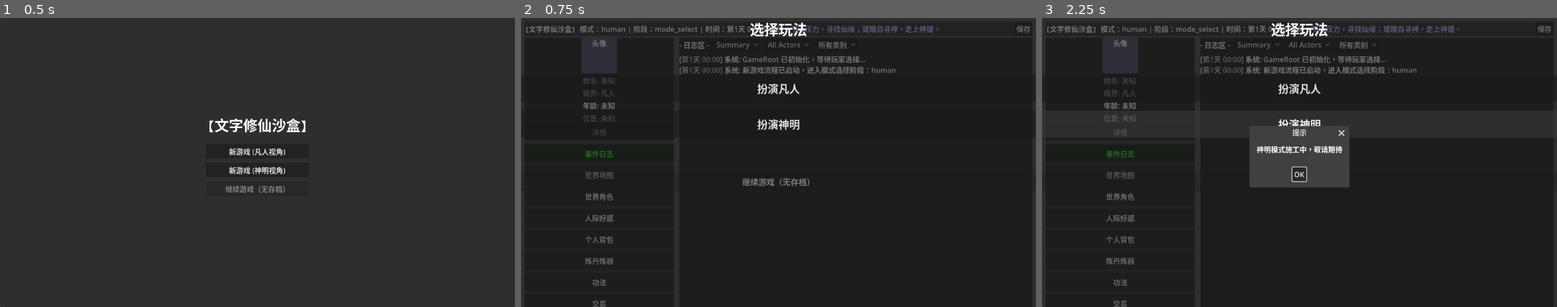
Above: before the commit, frames 1-3 (left to right).
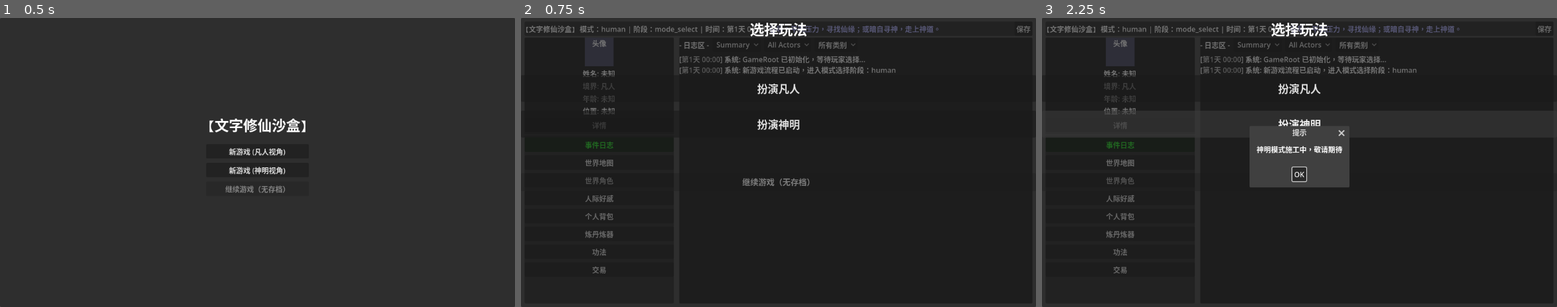
Above: after the commit, the same moments.

Repository: MarsQiu007/wen-zi-xiu-xian-game
Game: Godot game, scene res://scenes/main/game_root.tscn
Two runs of this game, one before a commit and one after it. Both use one fixed random seed, a clock stepped at 60 frames per second and the inputs below.
Inputs:
- Up to frame 1 (0.5 s): no input
- Up to frame 2 (0.75 s): click "新游戏 (凡人视角)" at 0.5 s
- Up to frame 3 (2.25 s): click "保存" at 1.25 s; click "详情" at 2 s

Frame 1 is identical in both runs. In frame 2, 1.5% of the frame differs, in the area x 11-19%, y 6-100%; in frame 3, 1.5%.

Commit message:
UI: fix layout issues, adaptive logic and content truncation

Diff:
--- a/scripts/ui/ui_root.gd
+++ b/scripts/ui/ui_root.gd
@@ -332,6 +332,7 @@
 	# --- Main Content Area (HSplitContainer) ---
 	var content_hsplit := HSplitContainer.new()
 	content_hsplit.size_flags_vertical = Control.SIZE_EXPAND_FILL
+	content_hsplit.split_offset = 0
 	main_vbox.add_child(content_hsplit)
 
 	# --- Left Panel (ratio 3) ---
@@ -339,6 +340,7 @@
 	left_panel.name = "LeftPanel"
 	left_panel.size_flags_horizontal = Control.SIZE_EXPAND_FILL
 	left_panel.size_flags_stretch_ratio = 3.0
+	left_panel.custom_minimum_size = Vector2(280, 0)
 	content_hsplit.add_child(left_panel)
 
 	var left_vbox := VBoxContainer.new()
@@ -354,7 +356,7 @@
 
 	var avatar_rect := ColorRect.new()
 	avatar_rect.color = Color(0.3, 0.3, 0.4)
-	avatar_rect.custom_minimum_size = Vector2(80, 80)
+	avatar_rect.custom_minimum_size = Vector2(64, 64)
 	avatar_rect.size_flags_horizontal = Control.SIZE_SHRINK_CENTER
 	npc_vbox.add_child(avatar_rect)
 
@@ -414,7 +416,7 @@
 	for tab in tabs:
 		var btn := Button.new()
 		btn.text = tab["name"]
-		btn.custom_minimum_size = Vector2(0, 40)
+		btn.custom_minimum_size = Vector2(0, 32)
 		btn.pressed.connect(func(): _on_tab_button_pressed(tab["id"]))
 		_tab_button_box.add_child(btn)
 		_tab_buttons[tab["id"]] = btn
@@ -568,7 +570,7 @@
 	chars_vbox.add_child(chars_hsplit)
 
 	_embedded_roster_list = ItemList.new()
-	_embedded_roster_list.custom_minimum_size = Vector2(150, 0)
+	_embedded_roster_list.custom_minimum_size = Vector2(140, 0)
 	_embedded_roster_list.size_flags_horizontal = Control.SIZE_EXPAND_FILL
 	_embedded_roster_list.item_selected.connect(_on_embedded_roster_selected)
 	chars_hsplit.add_child(_embedded_roster_list)
@@ -581,6 +583,7 @@
 	_embedded_detail_label = RichTextLabel.new()
 	_embedded_detail_label.size_flags_vertical = Control.SIZE_EXPAND_FILL
 	_embedded_detail_label.bbcode_enabled = true
+	_embedded_detail_label.autowrap_mode = TextServer.AUTOWRAP_WORD_SMART
 	detail_vbox.add_child(_embedded_detail_label)
 
 	var view_full_btn := Button.new()
@@ -669,7 +672,7 @@
 	inv_vbox.add_child(inv_hsplit)
 
 	_inventory_item_list = ItemList.new()
-	_inventory_item_list.custom_minimum_size = Vector2(260, 0)
+	_inventory_item_list.custom_minimum_size = Vector2(180, 0)
 	_inventory_item_list.size_flags_horizontal = Control.SIZE_EXPAND_FILL
 	_inventory_item_list.item_selected.connect(_on_inventory_item_selected)
 	inv_hsplit.add_child(_inventory_item_list)
@@ -713,13 +716,13 @@
 
 	_inventory_equipment_label = RichTextLabel.new()
 	_inventory_equipment_label.bbcode_enabled = true
-	_inventory_equipment_label.custom_minimum_size = Vector2(0, 120)
+	_inventory_equipment_label.custom_minimum_size = Vector2(0, 100)
 	_inventory_equipment_label.text = "[b]- 已装备槽位 -[/b]\n暂无"
 	inv_summary_vbox.add_child(_inventory_equipment_label)
 
 	_inventory_stats_label = RichTextLabel.new()
 	_inventory_stats_label.bbcode_enabled = true
-	_inventory_stats_label.custom_minimum_size = Vector2(0, 140)
+	_inventory_stats_label.custom_minimum_size = Vector2(0, 100)
 	_inventory_stats_label.text = "[b]- 属性总览 -[/b]\n暂无"
 	inv_summary_vbox.add_child(_inventory_stats_label)
 
@@ -763,7 +766,7 @@
 	craft_vbox.add_child(craft_hsplit)
 
 	_crafting_recipe_list = ItemList.new()
-	_crafting_recipe_list.custom_minimum_size = Vector2(250, 0)
+	_crafting_recipe_list.custom_minimum_size = Vector2(180, 0)
 	_crafting_recipe_list.size_flags_horizontal = Control.SIZE_EXPAND_FILL
 	_crafting_recipe_list.item_selected.connect(_on_crafting_recipe_selected)
 	craft_hsplit.add_child(_crafting_recipe_list)
@@ -776,6 +779,7 @@
 	_crafting_detail_label = RichTextLabel.new()
 	_crafting_detail_label.size_flags_vertical = Control.SIZE_EXPAND_FILL
 	_crafting_detail_label.bbcode_enabled = true
+	_crafting_detail_label.autowrap_mode = TextServer.AUTOWRAP_WORD_SMART
 	c_detail_vbox.add_child(_crafting_detail_label)
 
 	var craft_btn_margin := MarginContainer.new()
@@ -812,7 +816,7 @@
 	tech_vbox.add_child(tech_hsplit)
 
 	_technique_list = ItemList.new()
-	_technique_list.custom_minimum_size = Vector2(250, 0)
+	_technique_list.custom_minimum_size = Vector2(180, 0)
 	_technique_list.size_flags_horizontal = Control.SIZE_EXPAND_FILL
 	_technique_list.item_selected.connect(_on_technique_item_selected)
 	tech_hsplit.add_child(_technique_list)
@@ -825,6 +829,7 @@
 	_technique_detail_label = RichTextLabel.new()
 	_technique_detail_label.size_flags_vertical = Control.SIZE_EXPAND_FILL
 	_technique_detail_label.bbcode_enabled = true
+	_technique_detail_label.autowrap_mode = TextServer.AUTOWRAP_WORD_SMART
 	_technique_detail_label.text = "请选择左侧功法查看详情。"
 	tech_right_vbox.add_child(_technique_detail_label)
 
@@ -873,7 +878,7 @@
 	trade_vbox.add_child(trade_hsplit)
 
 	_trade_goods_list = ItemList.new()
-	_trade_goods_list.custom_minimum_size = Vector2(250, 0)
+	_trade_goods_list.custom_minimum_size = Vector2(180, 0)
 	_trade_goods_list.size_flags_horizontal = Control.SIZE_EXPAND_FILL
 	_trade_goods_list.item_selected.connect(_on_trade_item_selected)
 	trade_hsplit.add_child(_trade_goods_list)
@@ -886,6 +891,7 @@
 	_trade_detail_label = RichTextLabel.new()
 	_trade_detail_label.size_flags_vertical = Control.SIZE_EXPAND_FILL
 	_trade_detail_label.bbcode_enabled = true
+	_trade_detail_label.autowrap_mode = TextServer.AUTOWRAP_WORD_SMART
 	_trade_detail_label.text = "请选择左侧物品查看详情。"
 	trade_right_vbox.add_child(_trade_detail_label)
 
@@ -910,8 +916,8 @@
 	# Combat Popup Panel (overlay, not a tab)
 	_combat_panel = PanelContainer.new()
 	_combat_panel.name = "CombatPopupPanel"
-	_combat_panel.set_anchors_preset(Control.PRESET_CENTER)
-	_combat_panel.custom_minimum_size = Vector2(600, 500)
+	_combat_panel.set_anchors_and_offsets_preset(Control.PRESET_CENTER)
+	_combat_panel.custom_minimum_size = Vector2(500, 400)
 	_combat_panel.hide()
 
 	var combat_style := StyleBoxFlat.new()
@@ -2416,7 +2422,7 @@
 
 	# Left: Region Tree
 	var tree_vbox := VBoxContainer.new()
-	tree_vbox.custom_minimum_size = Vector2(250, 0)
+	tree_vbox.custom_minimum_size = Vector2(200, 0)
 	_map_hsplit.add_child(tree_vbox)
 
 	var tree_title := Label.new()
@@ -2435,20 +2441,26 @@
 	_map_hsplit.add_child(right_vsplit)
 
 	var info_vbox := VBoxContainer.new()
-	info_vbox.custom_minimum_size = Vector2(0, 150)
+	info_vbox.custom_minimum_size = Vector2(0, 200)
 	right_vsplit.add_child(info_vbox)
 
 	var info_title := Label.new()
 	info_title.text = "- 区域情报与连通 -"
 	info_vbox.add_child(info_title)
 
+	var detail_scroll := ScrollContainer.new()
+	detail_scroll.size_flags_vertical = Control.SIZE_EXPAND_FILL
+	detail_scroll.size_flags_horizontal = Control.SIZE_EXPAND_FILL
+	info_vbox.add_child(detail_scroll)
+
 	_region_detail_label = RichTextLabel.new()
 	_region_detail_label.size_flags_vertical = Control.SIZE_EXPAND_FILL
 	_region_detail_label.bbcode_enabled = true
-	info_vbox.add_child(_region_detail_label)
+	_region_detail_label.autowrap_mode = TextServer.AUTOWRAP_WORD_SMART
+	detail_scroll.add_child(_region_detail_label)
 
 	var chars_vbox := VBoxContainer.new()
-	chars_vbox.custom_minimum_size = Vector2(0, 200)
+	chars_vbox.custom_minimum_size = Vector2(0, 150)
 	right_vsplit.add_child(chars_vbox)
 
 	var chars_title := Label.new()
